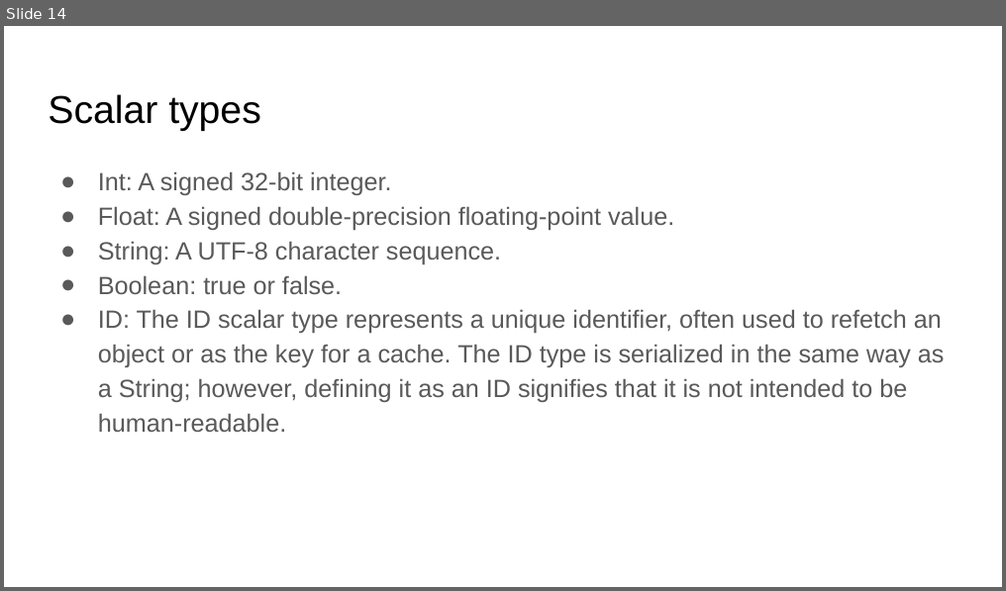
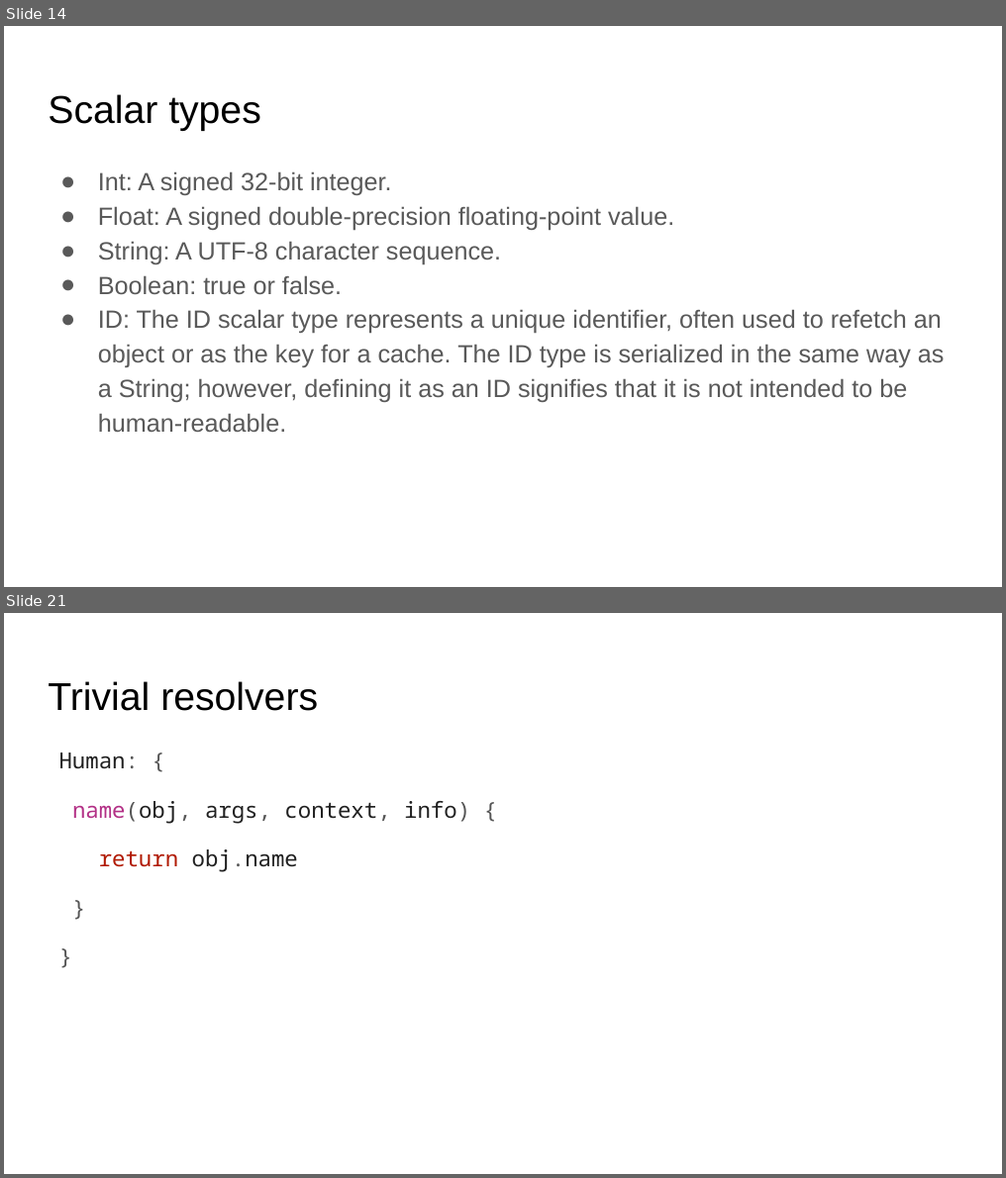
Before and after one commit to Romander/GraphQL-.NET-Presentation, a slide deck: GraphQL ❤️ .NET.pptx. Shown one above the other, each under a label of ours: slide 14 before the commit, slides 14 and 21 after it; the slides between them are not shown. The pictures are 1006x591 and 1006x1178 pixels, drawn with LibreOffice and Linux fonts; fonts in the diff are those of the drawing. Boxes give left, top, right and bottom in pixels: in the first picture for what was removed or moved away, otherwise in the second. Text is boxed around its words. In the diff, an @@ line names an element or a change of style, - is before the commit and + after.

Commit message:
update schema info and resolvers

```diff
--- a/GraphQL ❤️ .NET.pptx
+++ b/GraphQL ❤️ .NET.pptx
@@ slide 21 added at box(4, 613, 1002, 1174), background #FFFFFF @@
@@ title added at box(48, 681, 318, 711), 28 pt, text #000000 @@
+Trivial resolvers
@@ text added at box(59, 753, 470, 872), 16 pt, text #202020 @@
+Human: {
+name(obj, args, context, info) {
+return obj.name
+}
+}
```
Also in this commit, not shown: 6 other slides added.
